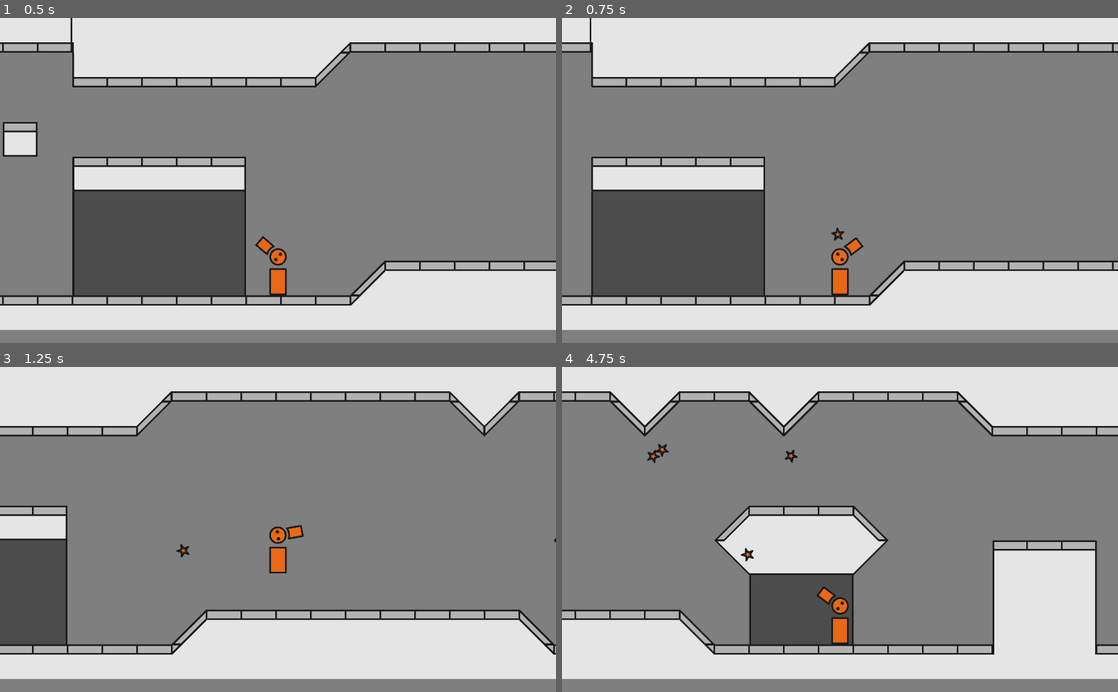
Above: before the commit, frames 1-4 (two rows, left to right).
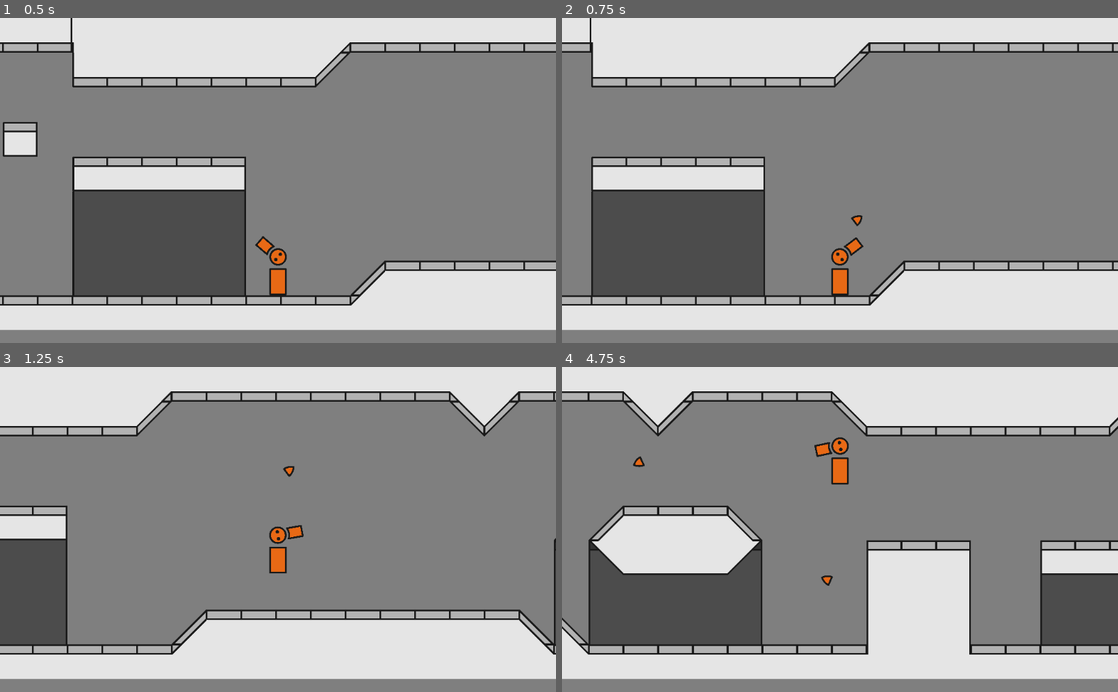
Above: after the commit, the same moments.

Repository: sirstotes/ZenoJam
Game: Godot game, scene res://Scenes/Main.tscn
Two runs of this game, one before a commit and one after it. Both use one fixed random seed, a clock stepped at 60 frames per second and the inputs below. The project has no main scene, so this scene is started directly.
Inputs (mouse positions are in pixels of both pictures, inside the frame that each line leads up to):
- Up to frame 1 (0.5 s): no input
- Up to frame 2 (0.75 s): move the mouse to (962, 164) at 0.52 s; hold Right (ui_right) from 0.53 s (still down); click (962, 164) at 0.6 s
- Up to frame 3 (1.25 s): keep holding Right (ui_right); tap Up (ui_up) at 0.77 s
- Up to frame 4 (4.75 s): move the mouse to (728, 545) at 1.27 s; click (728, 545) at 1.35 s; tap Up (ui_up) at 1.52, 3.02, 3.77, 4.52 s; move the mouse to (895, 458) at 2.02 s; release Right (ui_right) at 2.03 s; hold Left (ui_left) 2.03-2.78 s; click (895, 458) at 2.1 s; move the mouse to (812, 594) at 2.77 s; hold Right (ui_right) 2.78-4.28 s; click (812, 594) at 2.85 s; move the mouse to (1006, 578) at 3.52 s; click (1006, 578) at 3.6 s; move the mouse to (673, 480) at 4.27 s; hold Left (ui_left) from 4.28 s (still down); click (673, 480) at 4.35 s

Frame 1 is identical in both runs. In frame 2, 0.1% of the frame differs, in the area x 48-55%, y 60-69%; in frame 3, 0.2%; in frame 4, 40%, in the area x 0-100%, y 7-89%.

Commit message:
Edit Tilemaps

Diff:
--- a/Scenes/Main.tscn
+++ b/Scenes/Main.tscn
@@ -1,54 +1,110 @@
-[gd_scene load_steps=6 format=2]
+[gd_scene load_steps=5 format=2]
 
 [ext_resource path="res://Sprites/tileset.tres" type="TileSet" id=1]
 [ext_resource path="res://Scripts/Mobius.gd" type="Script" id=2]
 [ext_resource path="res://Objects/Mobius_player.tscn" type="PackedScene" id=3]
-[ext_resource path="res://Objects/Enemies/Walker.tscn" type="PackedScene" id=4]
-[ext_resource path="res://Objects/Bullets/Bullet-3.tscn" type="PackedScene" id=5]
+[ext_resource path="res://Objects/Bullets/Bullet-2.tscn" type="PackedScene" id=4]
 
 [node name="Node2D" type="Node2D"]
 script = ExtResource( 2 )
 
 [node name="Screen 1" type="Node2D" parent="."]
 
+[node name="Backdrop" type="TileMap" parent="Screen 1"]
+scale = Vector2( 0.1, 0.1 )
+tile_set = ExtResource( 1 )
+cell_size = Vector2( 640, 640 )
+format = 1
+tile_data = PoolIntArray( 327680, 9, 65536, 327681, 9, 65537, 327682, 9, 65537, 327683, 9, 65537, 327684, 9, 65538, 393216, 9, 65536, 393217, 9, 65537, 393218, 9, 65537, 393219, 9, 65537, 393220, 9, 65538, 458752, 9, 65536, 458753, 9, 65537, 458754, 9, 65537, 458755, 9, 65537, 458756, 9, 65538, 458766, 0, 1, 524302, 0, 65537 )
+
 [node name="TileMap" type="TileMap" parent="Screen 1"]
 scale = Vector2( 0.1, 0.1 )
 tile_set = ExtResource( 1 )
 cell_size = Vector2( 640, 640 )
 format = 1
-tile_data = PoolIntArray( 0, 1610612742, 65536, 1, 161061273 …(479 unchanged characters)… 2146, 2, 1, 262147, 2, 1, 262148, 2, 2, 327680, 9, 65536, 327681, 9, 65537, 327682, 9, 65537, 327683, 9, 65537, 327684, 9, 65538, 393216, 9, 65536, 393217, 9, 65537, 393218, 9, 65537, 393219, 9, 65537, 393220, 9, 65538, 458752, 9, 65536, 458753, 9, 65537, 458754, 9, 65537, 458755, 9, 65537, 458756, 9, 65538, 458760, 4, 0, 458761, 0, 1, 458762, 0, 1 …(296 unchanged characters)…
+tile_data = PoolIntArray( 0, 1610612742, 65536, 1, 161061273 …(479 unchanged characters)… 2146, 2, 1, 262147, 2, 1, 262148, 2, 2, 458760, 4, 0, 458761, 0, 1, 458762, 0, 1 …(296 unchanged characters)…
+
+[node name="Frontdrop" type="TileMap" parent="Screen 1"]
+visible = false
+scale = Vector2( 0.1, 0.1 )
+tile_set = ExtResource( 1 )
+cell_size = Vector2( 640, 640 )
+collision_layer = 0
+collision_mask = 0
+format = 1
+tile_data = PoolIntArray( 262144, 0, 0, 262145, 0, 1, 262146, 0, 1, 262147, 0, 1, 262148, 0, 2, 327680, 0, 65536, 327681, 0, 65537, 327682, 0, 65537, 327683, 0, 65537, 327684, 0, 65538, 393216, 0, 65536, 393217, 0, 65537, 393218, 0, 65537, 393219, 0, 65537, 393220, 0, 65538, 458752, 0, 65536, 458753, 0, 65537, 458754, 0, 65537, 458755, 0, 65537, 458756, 0, 65538, 458766, 0, 1, 524288, 6, 65537, 524289, 0, 65537, 524290, 0, 65537, 524291, 0, 65537, 524292, 6, 65536, 524302, 0, 65537 )
 
 [node name="Screen 2" type="Node2D" parent="."]
 position = Vector2( 960, 0 )
+
+[node name="Backdrop" type="TileMap" parent="Screen 2"]
+scale = Vector2( 0.1, 0.1 )
+tile_set = ExtResource( 1 )
+cell_size = Vector2( 640, 640 )
+format = 1
+tile_data = PoolIntArray( 327684, 9, 0, 327688, 9, 2, 393220, 9, 65536, 393221, 9, 65537, 393222, 9, 65537, 393223, 9, 65537, 393224, 9, 65538, 458756, 9, 65536, 458757, 9, 65537, 458758, 9, 65537, 458759, 9, 65537, 458760, 9, 65538 )
 
 [node name="TileMap2" type="TileMap" parent="Screen 2"]
 scale = Vector2( 0.1, 0.1 )
 tile_set = ExtResource( 1 )
 cell_size = Vector2( 640, 640 )
 format = 1
-tile_data = PoolIntArray( 0, 1610612736, 1, 1, 1610612744, 6 …(619 unchanged characters)…  0, 0, 327693, 0, 1, 327694, 0, 2, 393221, 9, 65536, 393222, 9, 65537, 393223, 9, 65538, 393228, 0, 65536, 393229, 0, 65537, 393230, 0, 65538, 458752, 0, 1, 458753, 0, 1, 458754, 0, 1, 458755, 4, 1, 458757, 9, 65536, 458758, 9, 65537, 458759, 9, 65538, 458764, 0, 65536, 458765, 0, 65537, 45 …(254 unchanged characters)…
+tile_data = PoolIntArray( 0, 1610612736, 1, 1, 1610612744, 6 …(619 unchanged characters)…  0, 0, 327693, 0, 1, 327694, 0, 2, 393228, 0, 65536, 393229, 0, 65537, 393230, 0, 65538, 458752, 0, 1, 458753, 0, 1, 458754, 0, 1, 458755, 4, 1, 458764, 0, 65536, 458765, 0, 65537, 45 …(254 unchanged characters)…
+
+[node name="Frontdrop" type="TileMap" parent="Screen 2"]
+visible = false
+scale = Vector2( 0.1, 0.1 )
+tile_set = ExtResource( 1 )
+cell_size = Vector2( 640, 640 )
+collision_layer = 0
+collision_mask = 0
+format = 1
+tile_data = PoolIntArray( 327684, 0, 65536, 327685, 0, 65537, 327686, 0, 65537, 327687, 0, 65537, 327688, 0, 65538, 393220, 0, 65536, 393221, 0, 65537, 393222, 0, 65537, 393223, 0, 65537, 393224, 0, 65538, 458756, 0, 65536, 458757, 0, 65537, 458758, 0, 65537, 458759, 0, 65537, 458760, 0, 65538, 524292, 6, 65537, 524293, 0, 65537, 524294, 0, 65537, 524295, 0, 65537, 524296, 6, 65536 )
 
 [node name="Screen 3" type="Node2D" parent="."]
 position = Vector2( 1920, 0 )
+
+[node name="Backdrop" type="TileMap" parent="Screen 3"]
+scale = Vector2( 0.1, 0.1 )
+tile_set = ExtResource( 1 )
+cell_size = Vector2( 640, 640 )
+format = 1
+tile_data = PoolIntArray( 65544, 1610612745, 65538, 65545, 1610612745, 65537, 65546, 1610612745, 65536, 393218, 9, 65536, 393219, 9, 65537, 393220, 9, 65538, 458754, 9, 65536, 458755, 9, 65537, 458756, 9, 65538 )
 
 [node name="TileMap3" type="TileMap" parent="Screen 3"]
 scale = Vector2( 0.1, 0.1 )
 tile_set = ExtResource( 1 )
 cell_size = Vector2( 640, 640 )
 format = 1
-tile_data = PoolIntArray( 0, 1610612736, 65537, 1, 161061273 …(331 unchanged characters)… 9, 1610612736, 1, 65540, 1610612740, 0, 65544, 1610612745, 65538, 65545, 1610612745, 65537, 65546, 1610612745, 65536, 131080, 1610612738, 2, 131081, 1610612738, 1, 131082, 1610612738, 0, 262155, 1610612739, 0, 327682, 2, 0, 327683, 2, 1, 327684, 2, 2, 327693, 1610612739, 0, 393218, 9, 65536, 393219, 9, 65537, 393220, 9, 65538, 393223, 7, 1, 458754, 9, 65536, 458755, 9, 65537, 458756, 9, 65538, 458759, 3, 0, 458760, 7, 1, 524288, 0, …(200 unchanged characters)…
+tile_data = PoolIntArray( 0, 1610612736, 65537, 1, 161061273 …(331 unchanged characters)… 9, 1610612736, 1, 65540, 1610612740, 0, 131080, 1610612738, 2, 131081, 1610612738, 1, 131082, 1610612738, 0, 262155, 1610612739, 0, 327682, 2, 0, 327683, 2, 1, 327684, 2, 2, 327693, 1610612739, 0, 393223, 7, 1, 458759, 3, 0, 458760, 7, 1, 524288, 0, …(200 unchanged characters)…
+
+[node name="Frontdrop" type="TileMap" parent="Screen 3"]
+visible = false
+scale = Vector2( 0.1, 0.1 )
+tile_set = ExtResource( 1 )
+cell_size = Vector2( 640, 640 )
+collision_layer = 0
+collision_mask = 0
+format = 1
+tile_data = PoolIntArray( 65544, 1610612745, 65538, 65545, 1610612745, 65537, 65546, 1610612745, 65536, 327682, 0, 0, 327683, 0, 1, 327684, 0, 2, 393218, 0, 65536, 393219, 0, 65537, 393220, 0, 65538, 458754, 0, 65536, 458755, 0, 65537, 458756, 0, 65538, 524290, 6, 65537, 524291, 0, 65537, 524292, 6, 65536 )
+
+[node name="Frontdrop2" type="TileMap" parent="Screen 3"]
+visible = false
+scale = Vector2( 0.1, 0.1 )
+tile_set = ExtResource( 1 )
+cell_size = Vector2( 640, 640 )
+collision_layer = 0
+collision_mask = 0
+format = 1
+tile_data = PoolIntArray( 8, 1610612742, 65536, 9, 1610612736, 65537, 10, 1610612742, 65537, 65544, 1610612736, 65538, 65545, 1610612736, 65537, 65546, 1610612736, 65536, 131080, 1610612736, 2, 131081, 1610612736, 1, 131082, 1610612736, 0 )
 
 [node name="Bullets" type="Node" parent="."]
-
-[node name="KinematicBody2D" parent="." instance=ExtResource( 4 )]
-position = Vector2( 2153.64, 461.181 )
-max_speed = 500.0
 
 [node name="Player" parent="." instance=ExtResource( 3 )]
 position = Vector2( 378.609, 409.929 )
 
 [node name="Gun" parent="Player" index="2"]
-bullet = ExtResource( 5 )
+bullet = ExtResource( 4 )
 bulletHolderPath = NodePath("../../Bullets")
 
 [editable path="Player"]
